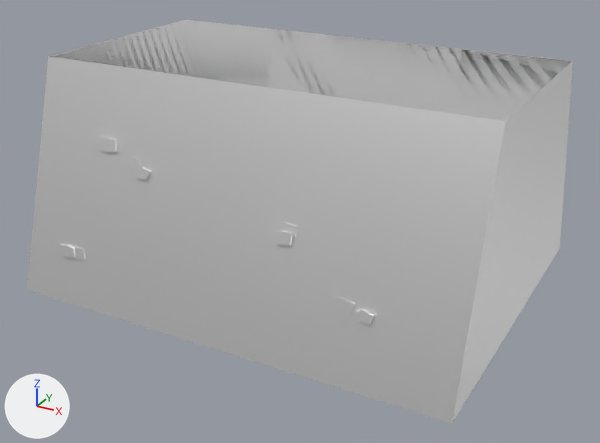
One commit to the Blender file Assets_AI-Ingame-Assistant.blend: the scene before it, then after it.
One viewpoint serves both versions: a 50 mm lens placed at (16.7, -31.1, 17.9), pointed at (0.2, -1.0, 2.8). Arrows for +X, +Y and +Z are at lower left; the lights stay in place. The same objects are shown in both versions, whatever each file hides.

Before the edit, the objects in view are built like this:
```python
mat_0 = principled_material('0')
mat_0.base_color = (0.8, 0.8, 0.8)  # white #e7e7e7
mat_0.metallic = 1.0
mat_0.roughness = 0.553
mat_0.specular_ior_level = 1.0
mat_1 = principled_material('1')
mat_1.base_color = (0.8, 0.8, 0.8)  # white #e7e7e7
mat_1.metallic = 1.0
mat_1.roughness = 0.553
mat_1.specular_ior_level = 1.0
mat_2 = principled_material('2')
mat_2.base_color = (0.8, 0.8, 0.8)  # white #e7e7e7
mat_2.metallic = 1.0
mat_2.roughness = 0.553
mat_2.specular_ior_level = 1.0
me_base_japan_medium = bpy.data.meshes.new('base-japan_medium')
me_base_japan_medium.from_pydata(...)  # 120 vertices, 82 faces; spans x -1000.0..1000.0, y 0.0..1000.0, z -800.0..800.0
# faces by material slot: [1, 76, 5]
me_base_japan_medium.materials.append(mat_2)  # white #e7e7e7
me_base_japan_medium.materials.append(mat_1)  # white #e7e7e7
me_base_japan_medium.materials.append(mat_0)  # white #e7e7e7
me_ground_japan = bpy.data.meshes.new('ground-japan')
me_ground_japan.from_pydata(...)  # 114 vertices, 73 faces; spans x -10.0..10.0, y 0.0..10.0, z -8.0..8.0
# faces by material slot: [9, 63, 1]
me_ground_japan.materials.append(mat_0)  # white #e7e7e7
me_ground_japan.materials.append(mat_1)  # white #e7e7e7
me_ground_japan.materials.append(mat_2)  # white #e7e7e7
ob_base_japan_medium = bpy.data.objects.new('base-japan_medium', me_base_japan_medium)
ob_base_japan_medium.location = (0.0, 0.0, 0.0)
ob_base_japan_medium.rotation_euler = (1.571, 0.0, 0.0)  # degrees (90, 0, 0)
ob_base_japan_medium.scale = (0.01, 0.01, 0.01)
ob_ground_japan = bpy.data.objects.new('ground-japan', me_ground_japan)
ob_ground_japan.location = (0.0, 0.0, 0.0)
ob_ground_japan.rotation_euler = (1.571, 0.0, 0.0)  # degrees (90, 0, 0)
```
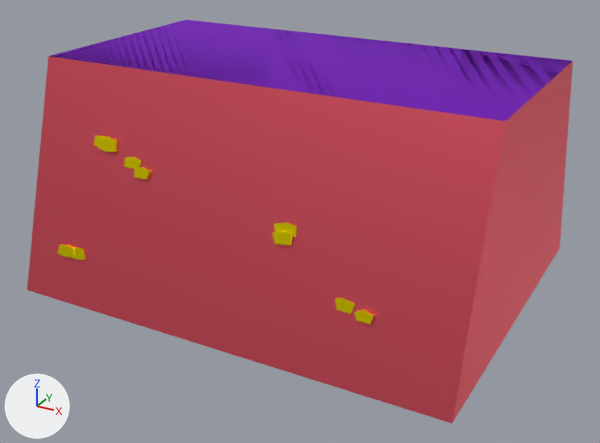
Pixel boxes (x1, y1, x2, y2) of what changed, in the pictures (600 x 443 px):
```json
{"object": "ground-japan", "change": "recoloured", "before": [27, 20, 572, 423], "after": [27, 20, 572, 423], "on screen": "white to red"}
{"object": "base-japan_medium", "change": "recoloured", "before": [51, 20, 573, 423], "after": [51, 20, 573, 423]}
```

The change, as JSON lines over the scene's bpy script:
```json
{"op": "set", "path": "mat_0.base_color", "old": "(0.8, 0.8, 0.8)", "new": "(0.8, 0.118, 0.16)", "note": "white #e7e7e7 -> red #e7606f"}
{"op": "set", "path": "mat_1.base_color", "old": "(0.8, 0.8, 0.8)", "new": "(0.802, 0.702, 0.0)", "note": "white #e7e7e7 -> yellow #e7da00"}
{"op": "set", "path": "mat_2.base_color", "old": "(0.8, 0.8, 0.8)", "new": "(0.312, 0.0, 0.806)", "note": "white #e7e7e7 -> purple #9800e8"}
```
